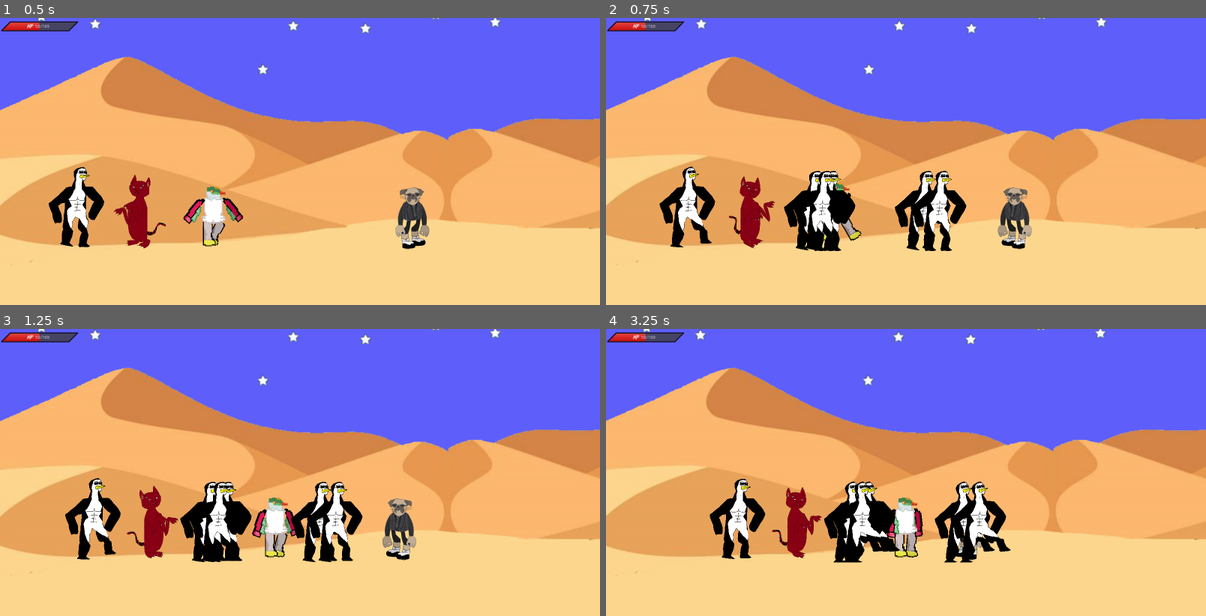
Above: before the commit, frames 1-4 (two rows, left to right).
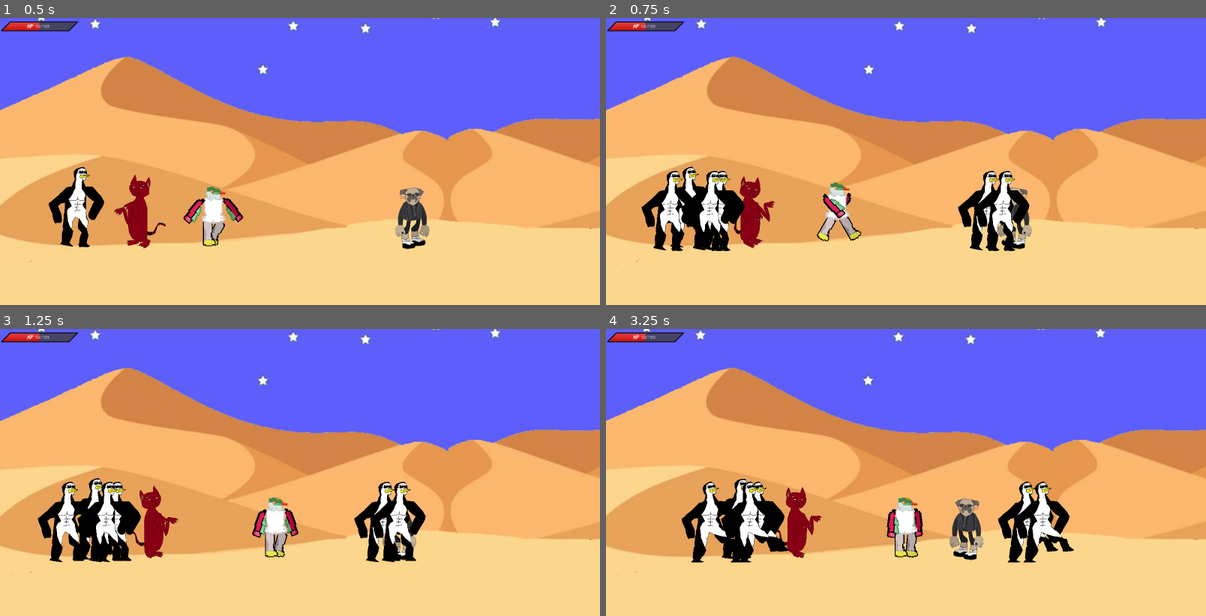
Above: after the commit, the same moments.

Repository: GFinformaticien/26_02GameJam
Game: Godot game, scene res://scenes/levels/principale.tscn
Two runs of this game, one before a commit and one after it. Both use one fixed random seed, a clock stepped at 60 frames per second and the inputs below.
Inputs:
- Up to frame 1 (0.5 s): no input
- Up to frame 2 (0.75 s): tap Enter at 0.5 s; hold Right (ui_right) from 0.53 s (still down); hold Shift from 0.53 s (still down)
- Up to frame 3 (1.25 s): keep holding Right (ui_right); keep holding Shift
- Up to frame 4 (3.25 s): release Right (ui_right) at 1.28 s; release Shift at 1.28 s; hold Left (ui_left) 1.28-2.03 s; tap 1 at 1.35 s; hold 2 2.03-2.78 s; hold Right (ui_right) from 2.03 s (still down); tap Ctrl at 2.85 s

Frame 1 is identical in both runs. In frame 2, 8.4% of the frame differs, in the area x 5-71%, y 53-82%; in frame 3, 8.6%; in frame 4, 8.7%, in the area x 12-78%, y 53-82%.

Commit message:
set spawning points

Diff:
--- a/scripts/spawner.gd
+++ b/scripts/spawner.gd
@@ -10,11 +10,48 @@
 
 var SPAWNS = [
 	[800, [
-		["ia",700],
-		["ia",650],
-		["ia",680],
-		["ia",1000],
-		["ia",1050]
+		["ia",200],
+		["ia",350],
+		["ia",325],
+		["ia",1200],
+		["ia",1250]
+	]],
+	[1400, [
+		["ia",800],
+		["ia",800],
+		["ia",1900],
+		["ia",1950],
+		["cat",2000]
+	]],
+	[2500, [
+		["cat",1850],
+		["ia",1900],
+		["cat",2800],
+		["ia",2850],
+		["cat",2900]
+	]],
+	[3500, [
+		["cat",2750],
+		["ia",2600],
+		["cat",3900],
+		["cat",4050],
+		["cat",4100]
+	]],
+	[4500, [
+		["ia",3800],
+		["ia",3900],
+		["ia",4800],
+		["ia",4950],
+		["ia",5000]
+	]],
+	[6000, [
+		["cat",5200],
+		["cat",5350],
+		["ia",6700],
+		["puggu",6800],
+		["ia",6900],
+		["cat",7050],
+		["cat",7250]
 	]],
 ]
 
